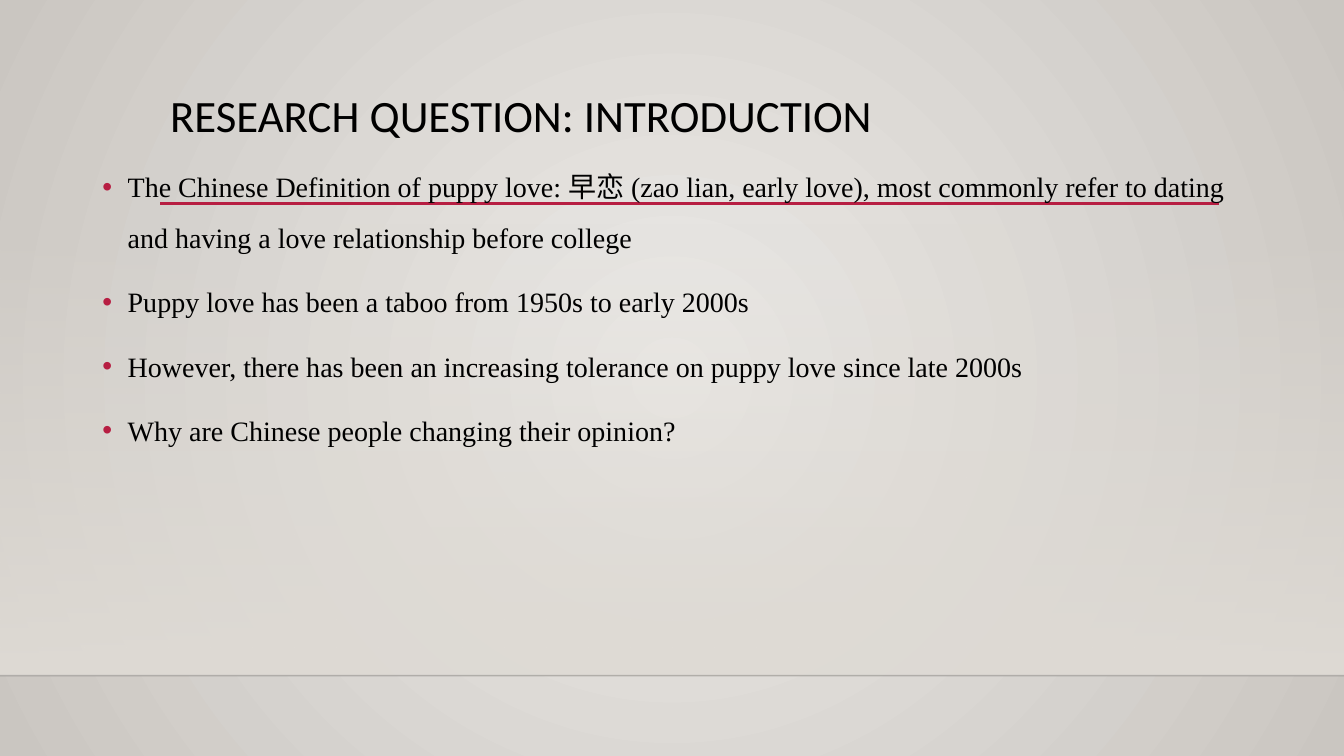
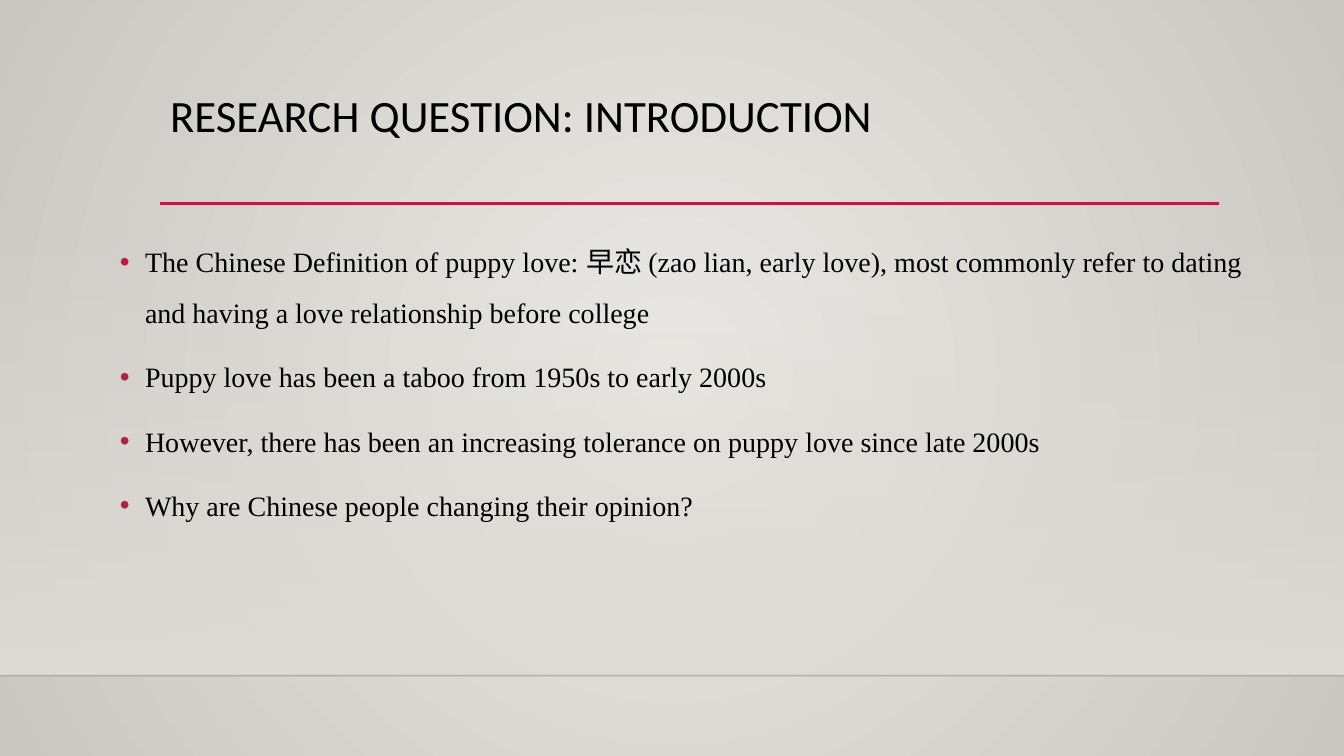
Before and after one commit to yilundai/MACS30200Proj, a slide deck: slide 2 of Proposal/Project Proposal Slides Yilun Dai.pptx. Drawn at 1344x756 pixels with LibreOffice and Linux fonts; fonts in the diff are those of the drawing; background and template pictures are left out. Boxes give left, top, right and bottom in pixels: in the first picture for what was removed or moved away, otherwise in the second. Text is boxed around its words. In the diff, an @@ line names an element or a change of style, - is before the commit and + after.

```diff
--- a/Proposal/Project Proposal Slides Yilun Dai.pptx
+++ b/Proposal/Project Proposal Slides Yilun Dai.pptx
@@ text "The Chinese Definition of puppy ...": place and size @@
-text "The Chinese Definition of puppy ..." at [128, 173, 1224, 447]
+text "The Chinese Definition of puppy ..." at [145, 248, 1241, 522]
```
Also in this commit, not shown: 1 other slide changed, 1 other file.
